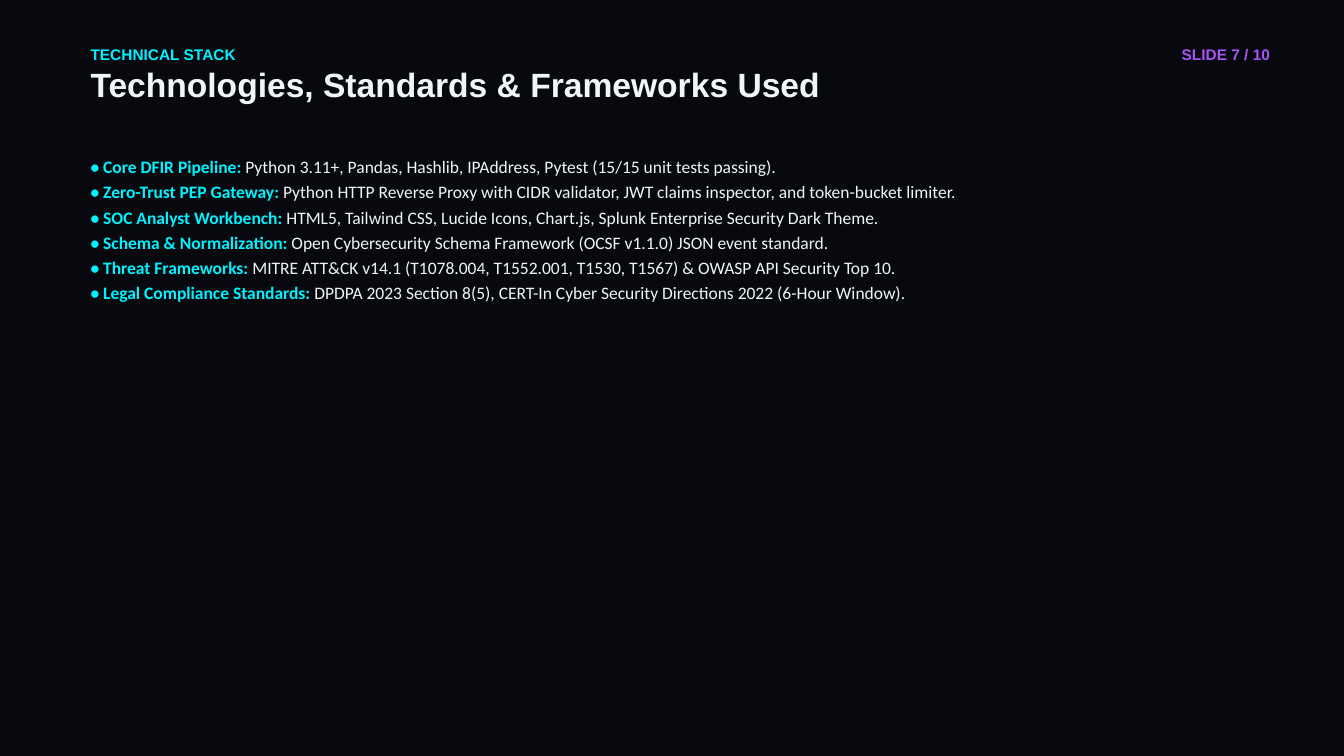
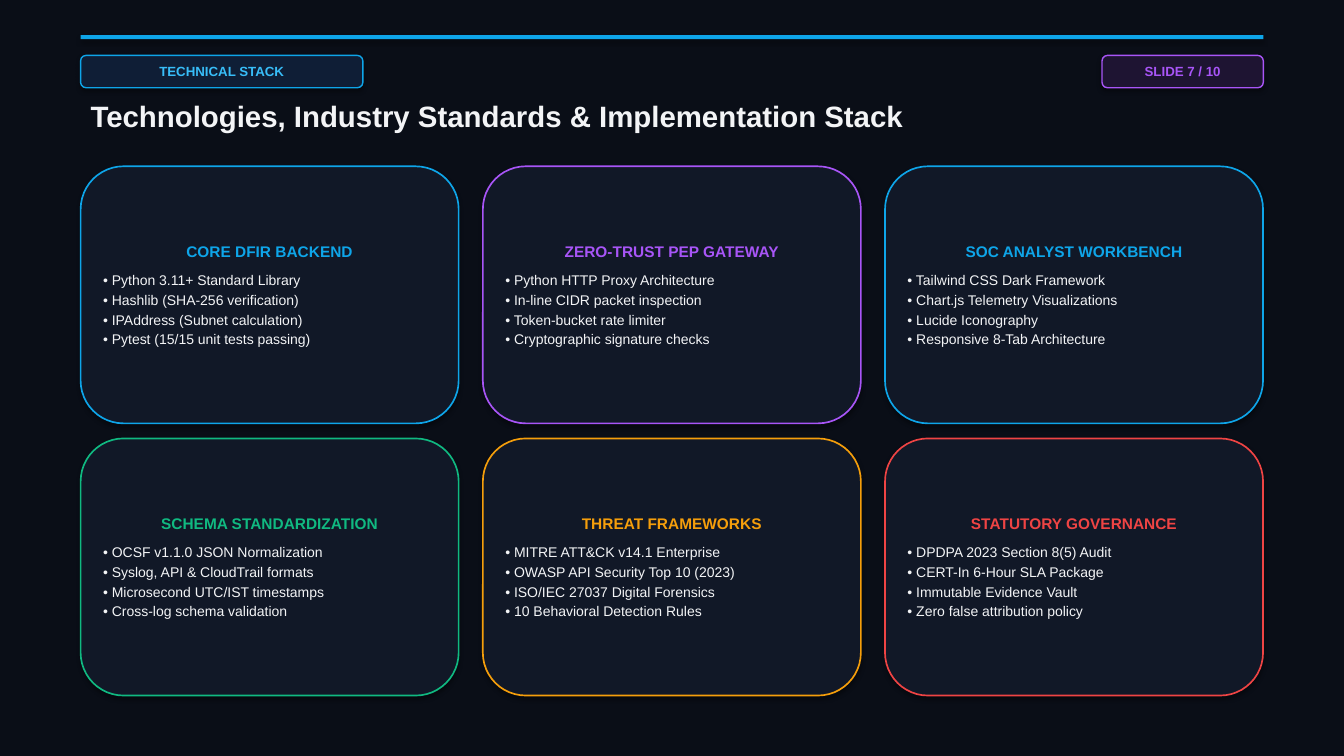
Before and after one commit to Heman-123/Northstar-Sentinel, a slide deck: slide 7 of CRIMEATHON_26_PRESENTATION_DECK.pptx. Drawn at 1344x756 pixels with LibreOffice and Linux fonts; fonts in the diff are those of the drawing. Boxes give left, top, right and bottom in pixels: in the first picture for what was removed or moved away, otherwise in the second. Text is boxed around its words. In the diff, an @@ line names an element or a change of style, - is before the commit and + after.

Commit message:
refactor: executive designer-grade 10-slide PPTX with cards, tables, and visual layout

```diff
--- a/CRIMEATHON_26_PRESENTATION_DECK.pptx
+++ b/CRIMEATHON_26_PRESENTATION_DECK.pptx
@@ background #07090E to #0A0E17 @@
@@ rectangle added at [81, 35, 1263, 39], fill #0EA5E9 @@
@@ rounded rectangle added at [81, 55, 363, 88], fill #0F1E36, outline #0EA5E9 1 pt, 9.5 pt, text #38BDF8, bold @@
+TECHNICAL STACK
@@ text removed at [91, 49, 820, 104] @@
-TECHNICAL STACK
-Technologies, Standards & Frameworks Used
@@ rounded rectangle "SLIDE 7 / 10": place and size @@
-rounded rectangle "SLIDE 7 / 10" at [1182, 49, 1270, 60]
+rounded rectangle "SLIDE 7 / 10" at [1102, 55, 1263, 88]
@@ rounded rectangle "SLIDE 7 / 10" at [1102, 55, 1263, 88]: size 11 to 9.5 pt; alignment right to centre; vertical alignment top to middle; fill none to #1E1432; outline none to #A855F7 1 pt; shadow on @@
@@ text added at [91, 105, 902, 132], 21 pt, text #F3F4F6, bold @@
+Technologies, Industry Standards & Implementation Stack
@@ rounded rectangle added at [81, 166, 459, 423], fill #111827, outline #0EA5E9 1.2 pt, 10 pt, text #F3F4F6 @@
+CORE DFIR BACKEND
+• Python 3.11+ Standard Library
+• Hashlib (SHA-256 verification)
+• IPAddress (Subnet calculation)
+• Pytest (15/15 unit tests passing)
@@ text removed at [103, 160, 955, 302] @@
-• Core DFIR Pipeline: Python 3.11+, Pandas, Hashlib, IPAddress, Pytest (15/15 unit tests passing).
-• Zero-Trust PEP Gateway: Python HTTP Reverse Proxy with CIDR validator, JWT claims inspector, and token-bucket limiter.
-• SOC Analyst Workbench: HTML5, Tailwind CSS, Lucide Icons, Chart.js, Splunk Enterprise Security Dark Theme.
-• Schema & Normalization: Open Cybersecurity Schema Framework (OCSF v1.1.0) JSON event standard.
-• Threat Frameworks: MITRE ATT&CK v14.1 (T1078.004, T1552.001, T1530, T1567) & OWASP API Security Top 10.
-• Legal Compliance Standards: DPDPA 2023 Section 8(5), CERT-In Cyber Security Directions 2022 (6-Hour Window).
@@ rounded rectangle added at [483, 166, 861, 423], fill #111827, outline #A855F7 1.2 pt, 10 pt, text #F3F4F6 @@
+ZERO-TRUST PEP GATEWAY
+• Python HTTP Proxy Architecture
+• In-line CIDR packet inspection
+• Token-bucket rate limiter
+• Cryptographic signature checks
@@ rounded rectangle added at [885, 166, 1263, 423], fill #111827, outline #0EA5E9 1.2 pt, 10 pt, text #F3F4F6 @@
+SOC ANALYST WORKBENCH
+• Tailwind CSS Dark Framework
+• Chart.js Telemetry Visualizations
+• Lucide Iconography
+• Responsive 8-Tab Architecture
@@ rounded rectangle added at [81, 439, 459, 696], fill #111827, outline #10B981 1.2 pt, 10 pt, text #F3F4F6 @@
+SCHEMA STANDARDIZATION
+• OCSF v1.1.0 JSON Normalization
+• Syslog, API & CloudTrail formats
+• Microsecond UTC/IST timestamps
+• Cross-log schema validation
@@ rounded rectangle added at [483, 439, 861, 696], fill #111827, outline #F59E0B 1.2 pt, 10 pt, text #F3F4F6 @@
+THREAT FRAMEWORKS
+• MITRE ATT&CK v14.1 Enterprise
+• OWASP API Security Top 10 (2023)
+• ISO/IEC 27037 Digital Forensics
+• 10 Behavioral Detection Rules
@@ rounded rectangle added at [885, 439, 1263, 696], fill #111827, outline #EF4444 1.2 pt, 10 pt, text #F3F4F6 @@
+STATUTORY GOVERNANCE
+• DPDPA 2023 Section 8(5) Audit
+• CERT-In 6-Hour SLA Package
+• Immutable Evidence Vault
+• Zero false attribution policy
```
Also in this commit, not shown: 7 other slides changed, 2 slides added, 2 slides removed, 2 other files.
